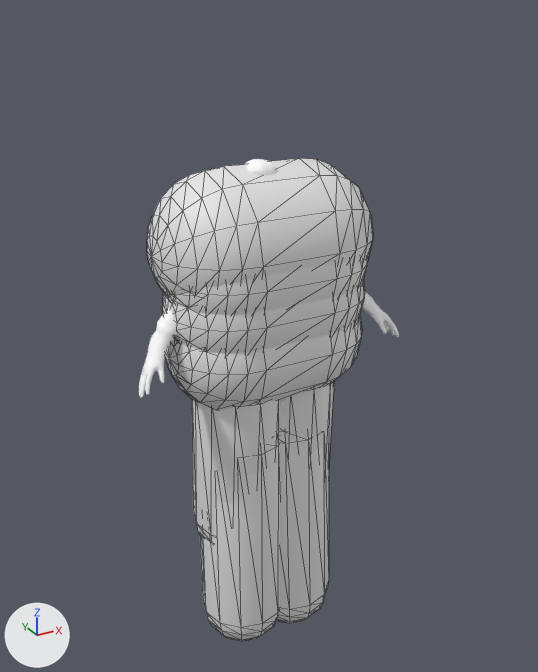
An edit to the FBX model applications/media/whiteMan.fbx, drawn before and after from the same camera.
Camera for both pictures: a camera (50 mm lens) standing at (-1.402, -2.603, 2.268) and looking at (0.052, 0.04, 0.946). The axes (+X, +Y, +Z) are drawn at lower left. The lights are the same throughout. Mesh edges are drawn as thin lines on the coarser meshes. Where no turn or scale is listed for an object, it has been applied to the vertices.

The scene before the commit, as lines of its bpy script (objects in view):
```python
me_mesh_003 = bpy.data.meshes.new('Mesh.003')
me_mesh_003.from_pydata(...)  # 146 vertices, 288 faces; spans x -4.51..4.51, y -4.51..4.51, z -6.93..6.93
me_mesh_004 = bpy.data.meshes.new('Mesh.004')
me_mesh_004.from_pydata(...)  # 146 vertices, 288 faces; spans x -0.207..0.207, y -0.22..0.22, z -0.664..0.664
me_mesh_007 = bpy.data.meshes.new('Mesh.007')
me_mesh_007.from_pydata(...)  # 146 vertices, 288 faces; spans x -0.206..0.206, y -0.22..0.22, z -0.551..0.551
ob_capsule002 = bpy.data.objects.new('Capsule002', me_mesh_007)
ob_capsule002.location = (-0.133, 0.006, 0.437)
ob_capsule005 = bpy.data.objects.new('Capsule005', me_mesh_004)
ob_capsule005.location = (0.125, -0.011, 0.051)
ob_capsule006 = bpy.data.objects.new('Capsule006', me_mesh_003)
ob_capsule006.location = (0.014, -0.002, 1.148)
ob_capsule006.rotation_euler = (0.0, 1.571, 0.0)  # degrees (0, 90, 0)
ob_capsule006.scale = (0.0645, 0.0645, 0.0645)
# also in view: 'Capsule004' at (-0.122, -0.007, 0.05); 'Capsule003' at (0.137, 0.009, 0.437); 'Capsule007' at (0.014, -0.008, 1.296); 'rp_eric_rigged_001_geo' at (-0.003, -0.023, 0.864); 'Capsule001' at (0.014, 0.003, 0.963)
```
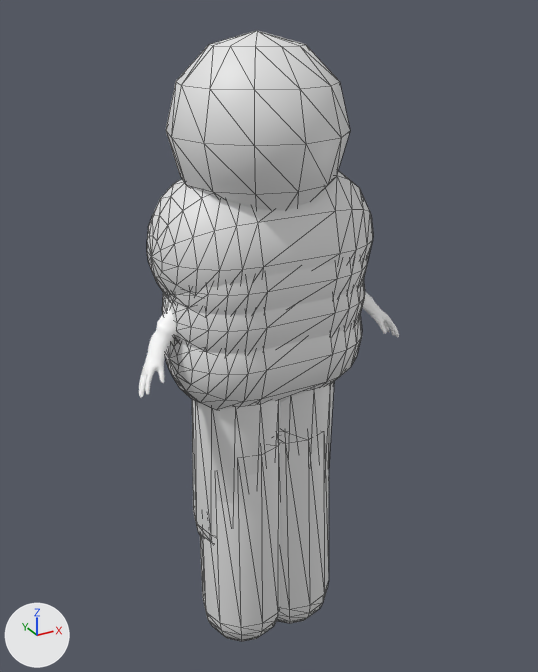
Boxes (x1, y1, x2, y2) around the edits, measured in the pictures (538 x 672 px):
'Sphere001', added
    after: (166, 30, 350, 210)

The change, as a diff of the scene's bpy script:
```diff
--- a/applications/media/whiteMan.fbx.py
+++ b/applications/media/whiteMan.fbx.py
@@ me_mesh_001_1 @@
+me_mesh_001_1.from_pydata(...)  # a UV sphere (12 segments, 6 rings, poles along z) spanning x -0.354..0.354, y -0.354..0.354, z -0.354..0.354
@@ ob_sphere001 @@
+ob_sphere001 = bpy.data.objects.new('Sphere001', me_mesh_001_1)
+ob_sphere001.location = (-0.023, -0.007, 1.841)
```
